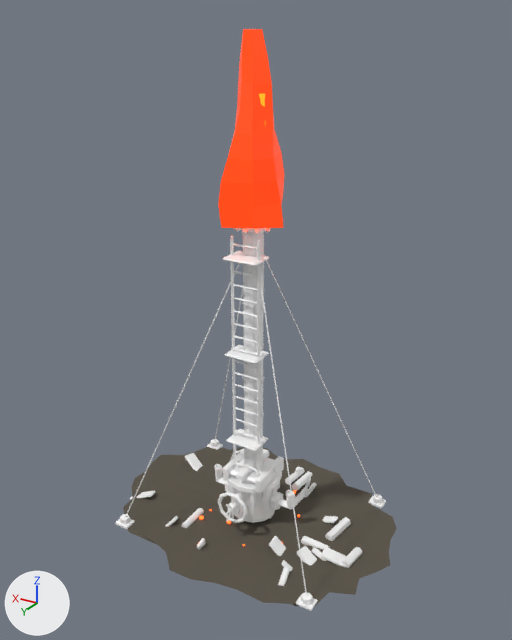
The glTF model public/assets/models/wasteland/scablands/everburn.glb, before and after one commit.
One viewpoint serves both versions: a 50 mm lens placed at (-8.39, 13.87, 12.85), pointed at (-0.1, 0.04, 5.94). The lights are fixed; the arrows at lower left show +X, +Y and +Z. The older version comes first. Where no turn or scale is listed for an object, it has been applied to the vertices.

Objects in the first picture: 'everburn-flame-outer', 'everburn-flare-stack', 'everburn-hand-wheel', 'everburn-merged-everburn-capped-everburn-blackened-welded-steel', 'everburn-merged-everburn-capped-everburn-layered-iron-oxide', 'everburn-merged-everburn-valve-wheel-everburn-blackened-welded-', 'everburn-merged-shared-everburn-ash-grey-paint', 'everburn-merged-shared-everburn-blackened-welded-steel', 'everburn-merged-shared-everburn-charred-gravel', 'everburn-merged-shared-everburn-layered-iron-oxide', 'everburn-valve-hub' and 3 more.
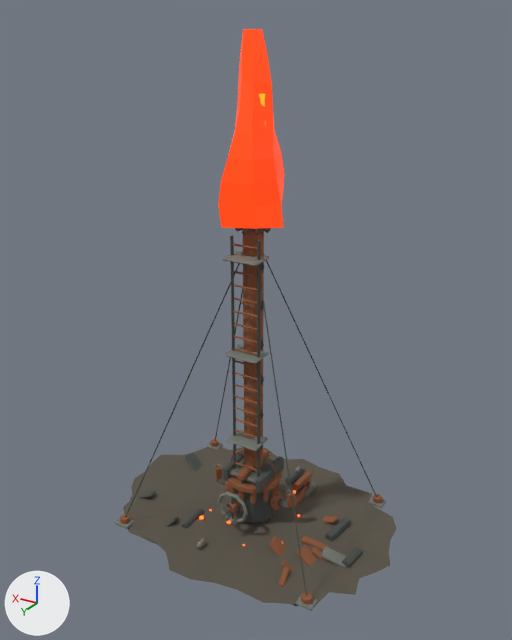
What the commit changed:
Material 'everburn-layered-iron-oxide' (mat_everburn_layered_iron_oxide) changes colour from white #ffffff to brown #935b3c; in linear values from (1.0, 1.0, 1.0) to (0.29, 0.105, 0.045).
Material 'everburn-ash-grey-paint' (mat_everburn_ash_grey_paint) changes colour from white #ffffff to grey #7a7e76; in linear values from (1.0, 1.0, 1.0) to (0.195, 0.207, 0.18).
Material 'everburn-blackened-welded-steel' (mat_everburn_blackened_welded_steel) changes colour from white #ffffff to dark grey #4d514d; in linear values from (1.0, 1.0, 1.0) to (0.075, 0.082, 0.075).

Pixel boxes [x1, y1, x2, y2] of what changed, in the pictures (512 x 640 px):
'everburn-merged-shared-everburn-blackened-welded-steel', recoloured
    both: [125, 228, 377, 596]
'everburn-merged-shared-everburn-layered-iron-oxide', recoloured
    both: [120, 243, 382, 604]
'everburn-flare-stack', recoloured (white to brown)
    both: [243, 232, 264, 471]
'everburn-merged-shared-everburn-ash-grey-paint', recoloured
    both: [115, 251, 386, 611]
'everburn-merged-everburn-capped-everburn-blackened-welded-steel', recoloured (white to dark grey)
    both: [223, 450, 284, 516]
'everburn-hand-wheel', recoloured (white to grey)
    both: [218, 492, 248, 523]
'everburn-merged-everburn-capped-everburn-layered-iron-oxide', recoloured
    both: [231, 449, 269, 487]
'everburn-merged-everburn-valve-wheel-everburn-blackened-welded-', recoloured
    both: [224, 494, 239, 521]
'everburn-valve-hub', recoloured
    both: [228, 503, 237, 513]
